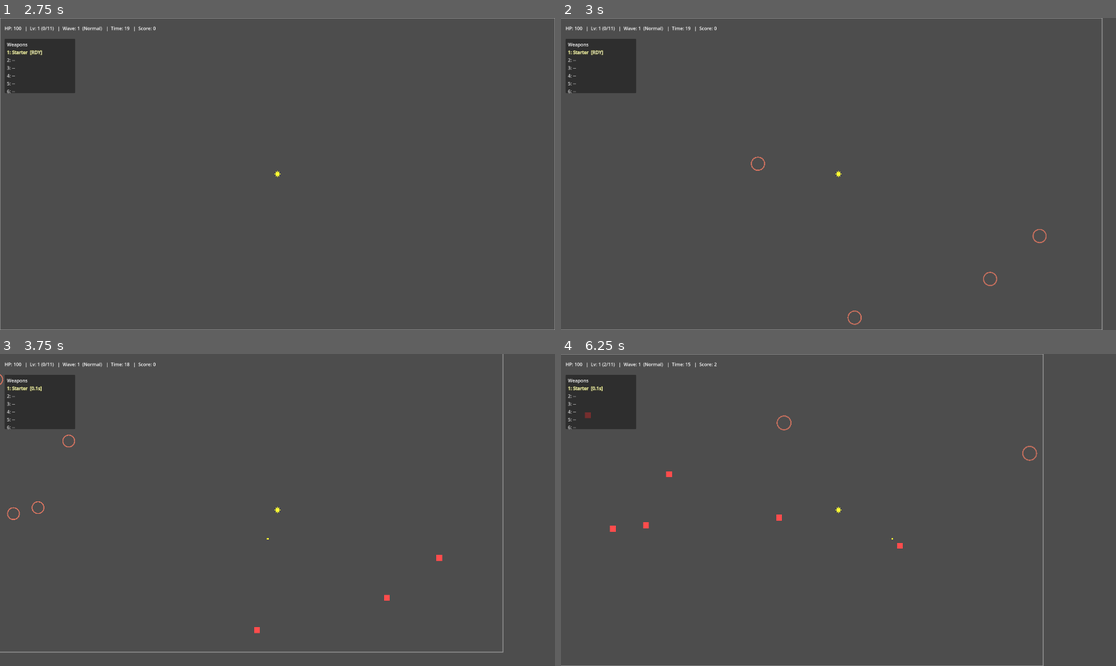
Above: before the commit, frames 1-4 (two rows, left to right).
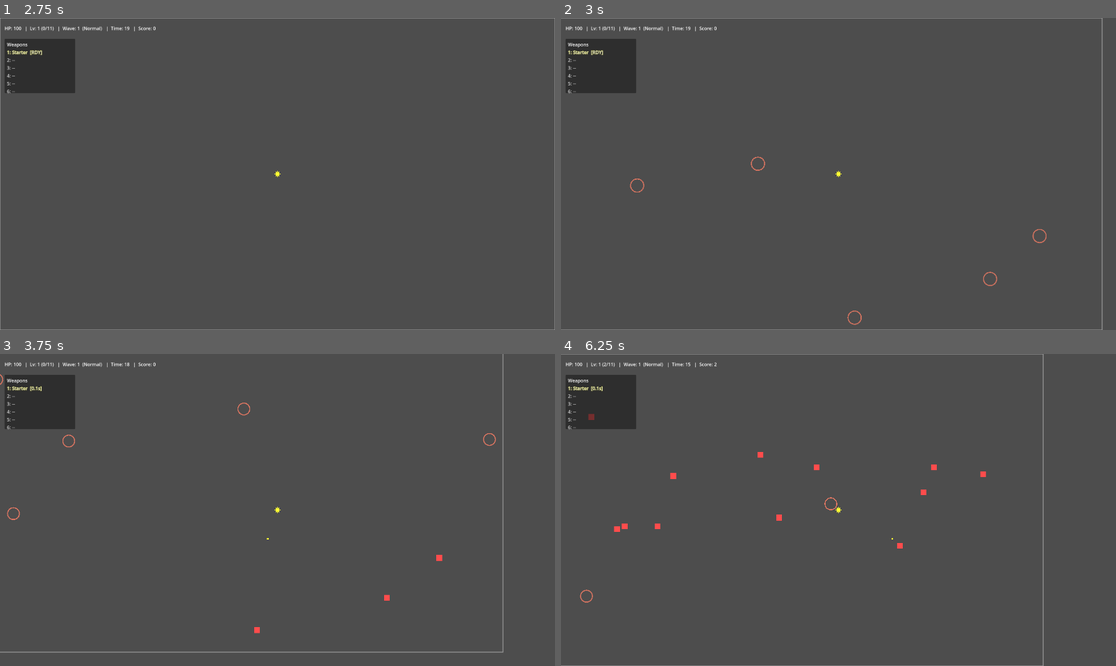
Above: after the commit, the same moments.

Repository: Deitox/Dexcoto
Game: Godot game, scene res://scenes/Main.tscn
The game is run twice, just before and just after one commit, with the same random seed, the same clock (stepped at 60 frames per second) and the same inputs.
Inputs (mouse positions are in pixels of both pictures, inside the frame that each line leads up to):
- Up to frame 1 (2.75 s): click "Normal" at 0.5 s; click "Normal" at 1.25 s; click "Starter" at 2 s
- Up to frame 2 (3 s): tap Enter at 2.75 s; move the mouse to (960, 158) at 2.77 s; hold Right (ui_right) from 2.78 s (still down); click (960, 158) at 2.92 s
- Up to frame 3 (3.75 s): move the mouse to (166, 525) at 3.52 s; release Right (ui_right) at 3.53 s; hold Down (ui_down) from 3.53 s (still down)
- Up to frame 4 (6.25 s): move the mouse to (894, 441) at 4.27 s; release Down (ui_down) at 4.28 s; hold Right (ui_right) 4.28-5.03 s; move the mouse to (810, 572) at 5.02 s; hold Up (ui_up) 5.03-5.78 s; click (810, 572) at 5.17 s; move the mouse to (1005, 556) at 5.77 s; hold Left (ui_left) from 5.78 s (still down)

Frame 1 is identical in both runs. In frame 2, less than 0.1% of the frame differs, in the area x 12-16%, y 51-56%; in frame 3, less than 0.1%; in frame 4, 0.4%, in the area x 3-86%, y 18-80%.

Commit message:
Increased spawn rate

Diff:
--- a/scripts/main.gd
+++ b/scripts/main.gd
@@ -88,6 +88,13 @@
 const GROUP_STAGGER: float = 0.12
 const GROUP_GAP_MIN: float = 1.6
 const GROUP_GAP_MAX: float = 3.2
+
+# Undersaturation boosting: increase spawns when few enemies are active
+const LOW_ENEMY_FRACTION: float = 0.33 # below this % of soft cap, boost
+const LOW_ENEMY_BOOST: float = 1.5     # multiply group size / count
+const VERY_LOW_ENEMIES: int = 4        # if at or below, use stronger boost
+const VERY_LOW_BOOST: float = 2.25
+const LOW_ENEMY_MIN_GAP: float = 0.25  # tighten gap when low
 
 var wave: int = 1
 var score: int = 0
@@ -296,6 +303,13 @@
 		var over := enemies - soft_cap
 		count = max(1, int(round(float(base_count) * 0.4)))
 		tier += min(3, int(floor(float(over) / 20.0)) + 1)
+	else:
+		# If we're well below the target density, boost count to catch up fast.
+		var low_thresh := int(round(float(soft_cap) * LOW_ENEMY_FRACTION))
+		if enemies < low_thresh:
+			var boost := VERY_LOW_BOOST if enemies <= VERY_LOW_ENEMIES else LOW_ENEMY_BOOST
+			var desired = max(0, low_thresh - enemies)
+			count = max(int(ceil(float(count) * boost)), desired)
 	# Hard cap: never exceed MAX_ENEMIES active
 	var allowed: int = max(0, hard_cap - enemies)
 	count = min(count, allowed)
@@ -329,6 +343,13 @@
 		var over := enemies - soft_cap
 		count = max(1, int(round(float(base_count) * 0.4)))
 		tier += min(3, int(floor(float(over) / 20.0)) + 1)
+	else:
+		# Boost spawn size when enemy count is too low.
+		var low_thresh := int(round(float(soft_cap) * LOW_ENEMY_FRACTION))
+		if enemies < low_thresh:
+			var boost := VERY_LOW_BOOST if enemies <= VERY_LOW_ENEMIES else LOW_ENEMY_BOOST
+			var desired = max(0, low_thresh - enemies)
+			count = max(int(ceil(float(count) * boost)), desired)
 	var allowed: int = max(0, hard_cap - enemies)
 	count = min(count, allowed)
 	if count <= 0:
@@ -338,7 +359,13 @@
 	# Choose a group size and positions (larger groups as waves rise)
 	var gmin := 2
 	var gmax := int(dp.get("group_max", 5)) + int(clamp(floor(float(wave) / 3.0), 0, 6))
-	var gsize: int = int(clamp(randi() % (gmax - gmin + 1) + gmin, 1, max(1, count)))
+	var gsize: int
+	# When low on enemies, bias toward larger groups to catch up quickly.
+	var low_thresh2 := int(round(float(soft_cap) * LOW_ENEMY_FRACTION))
+	if enemies < low_thresh2:
+		gsize = min(max(gmin, count), gmax)
+	else:
+		gsize = int(clamp(randi() % (gmax - gmin + 1) + gmin, 1, max(1, count)))
 	var positions: Array = []
 	for i in range(gsize):
 		positions.append(_random_spawn_position())
@@ -367,7 +394,12 @@
 	if enemies > soft_cap:
 		gap = min(GROUP_GAP_MAX + 0.8, gap * 1.25)
 	else:
-		gap = max(GROUP_GAP_MIN * 0.6, gap * 0.9)
+		# Tighten gap more aggressively when very few enemies are active.
+		var low_thresh3 := int(round(float(soft_cap) * LOW_ENEMY_FRACTION))
+		if enemies < low_thresh3:
+			gap = max(LOW_ENEMY_MIN_GAP, gap * 0.6)
+		else:
+			gap = max(GROUP_GAP_MIN * 0.6, gap * 0.9)
 	spawn_timer.wait_time = gap
 
 func _adjust_spawning() -> void:
@@ -378,7 +410,12 @@
 	if enemies > soft_cap:
 		spawn_timer.wait_time = min(3.0, spawn_timer.wait_time * 1.25)
 	else:
-		spawn_timer.wait_time = max(0.25, spawn_timer.wait_time * 0.95)
+		# If we are far below the target density, accelerate more aggressively.
+		var low_thresh := int(round(float(soft_cap) * LOW_ENEMY_FRACTION))
+		if enemies < low_thresh:
+			spawn_timer.wait_time = max(LOW_ENEMY_MIN_GAP, spawn_timer.wait_time * 0.75)
+		else:
+			spawn_timer.wait_time = max(0.25, spawn_timer.wait_time * 0.95)
 
 # Scale enemy caps with wave to allow much larger late-wave counts.
 func _cap_scale_for_wave(w: int) -> float:
